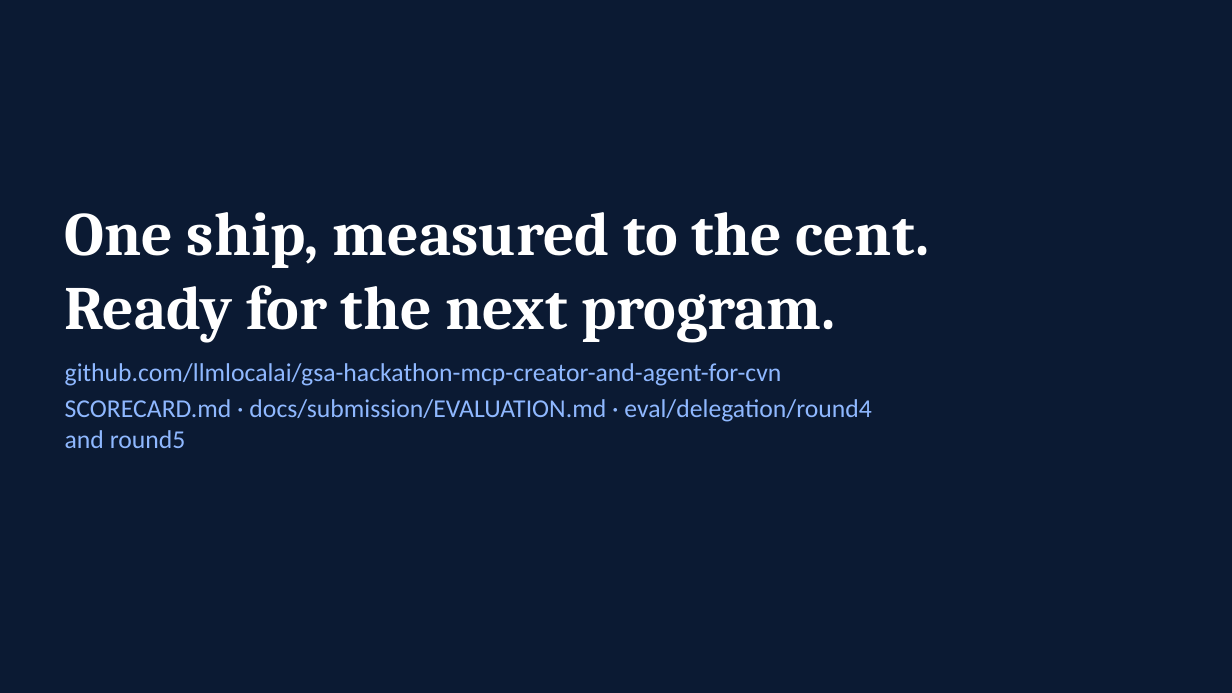
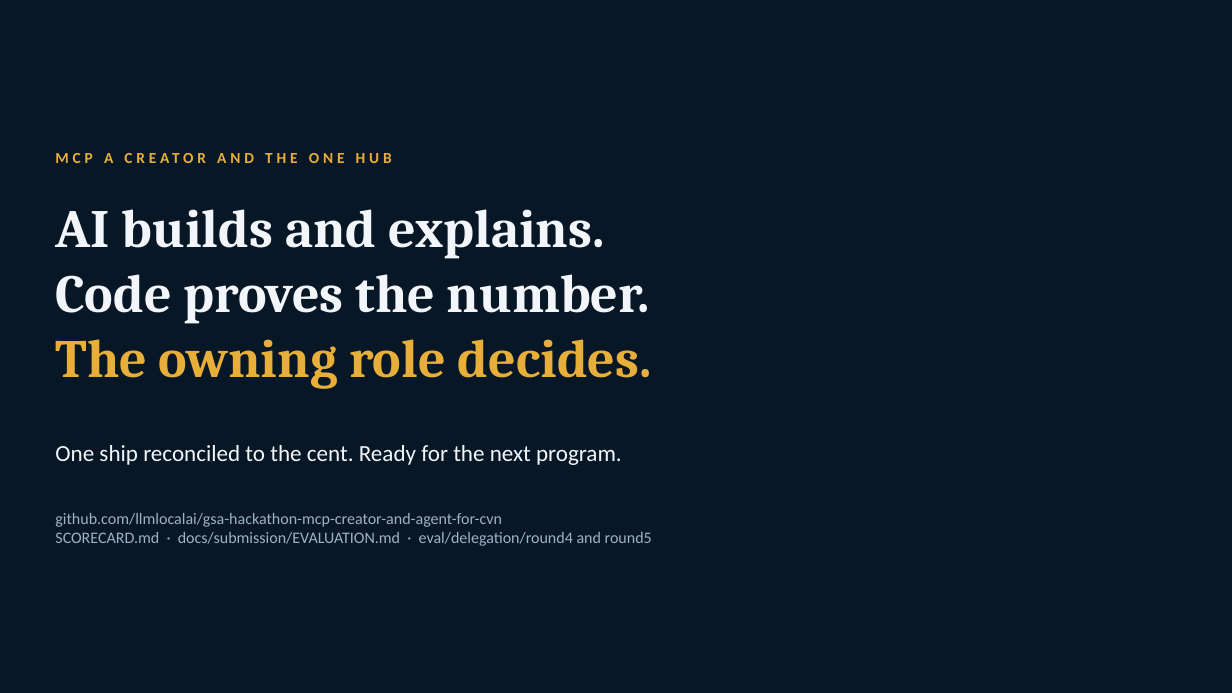
Before and after one commit to gsa-mcp-hackathon/gsa-hackathon-mcp-creator-and-agent-for-air-carrier, a slide deck: slide 16 of docs/submission/mcp-a-creator-one-hub-deck.pptx (slide 14 before the commit). Drawn at 1232x693 pixels with LibreOffice and Linux fonts; fonts in the diff are those of the drawing; background and template pictures are left out. Boxes give left, top, right and bottom in pixels: in the first picture for what was removed or moved away, otherwise in the second. Text is boxed around its words. In the diff, an @@ line names an element or a change of style, - is before the commit and + after.

```diff
--- a/docs/submission/mcp-a-creator-one-hub-deck.pptx
+++ b/docs/submission/mcp-a-creator-one-hub-deck.pptx
@@ rectangle added at (0,0,1232,693), fill #081726 at 82% opacity, outline #081726 1 pt @@
@@ text added at (104,153,113,163), 12 pt, text #E8AE3A, bold @@
+MCP A CREATOR AND THE ONE HUB
@@ text added at (55,209,652,389), 42 pt, text #F2F6FA, bold @@
+AI builds and explains.
+Code proves the number.
+The owning role decides.
@@ text at (55,445,622,465): text changed; size 48 to 18 pt; font Cambria to Calibri; text colour #FFFFFF to #F2F6FA; bold off @@
-One ship, measured to the cent. Ready for the next program.
+One ship reconciled to the cent. Ready for the next program.
@@ text "One ship reconciled to the ..." at (55,445,622,465): vertical alignment bottom to top @@
@@ text "github.com/llmlocalai/gsa-hackathon-mcp-creator-and-agent-fo ...": place and size @@
-text "github.com/llmlocalai/gsa-hackathon-mcp-creator-and-agent-fo ..." at (65,363,872,448)
+text "github.com/llmlocalai/gsa-hackathon-mcp-creator-and-agent-fo ..." at (55,513,652,546)
@@ text "github.com/llmlocalai/gsa-hackathon-mcp-creator-and-agent-fo ..." at (55,513,652,546): size 20 to 12.5 pt, text colour #8FB8FF to #9DB2C6; less space between paragraphs @@
```
Also in this commit, not shown: 8 other slides changed, 7 slides added, 5 slides removed, 33 other files.
